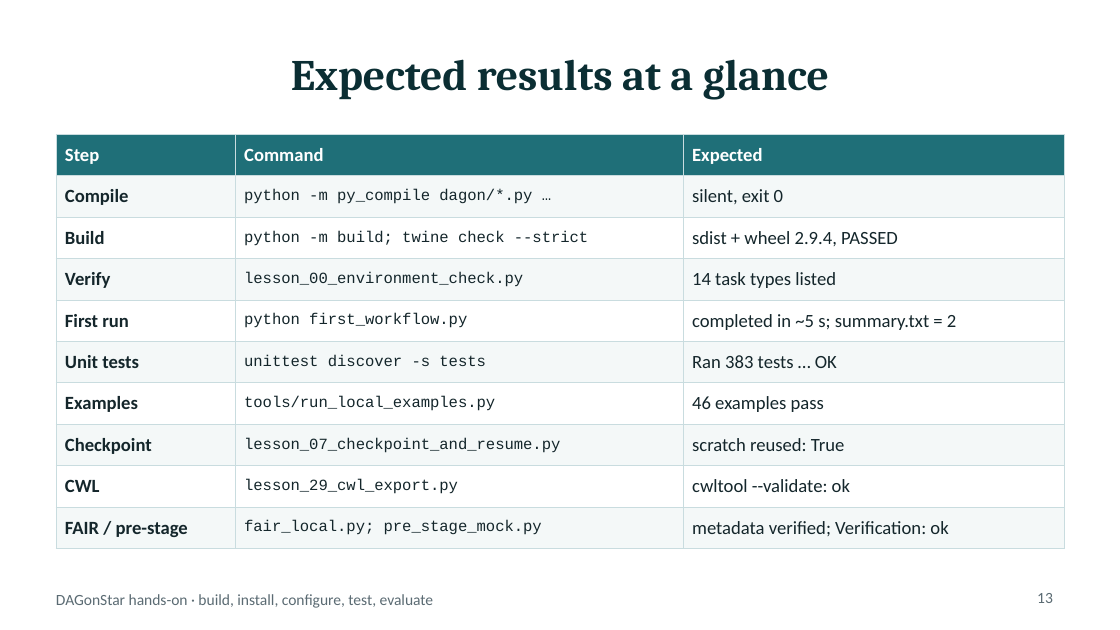
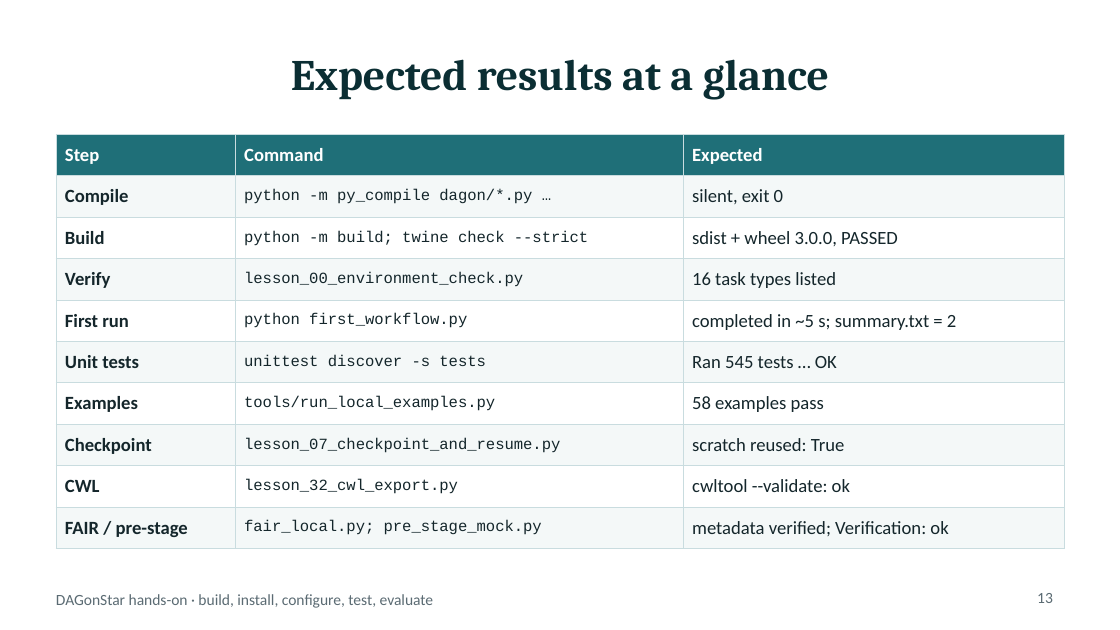
Before and after one commit to DagOnStar/dagonstar, a slide deck: slide 13 of docs/presentations/dagonstar_tutorial.pptx. Drawn at 1120x630 pixels with LibreOffice and Linux fonts; fonts in the diff are those of the drawing. Boxes give left, top, right and bottom in pixels: in the first picture for what was removed or moved away, otherwise in the second. Text is boxed around its words. In the diff, an @@ line names an element or a change of style, - is before the commit and + after.

```diff
--- a/docs/presentations/dagonstar_tutorial.pptx
+++ b/docs/presentations/dagonstar_tutorial.pptx
@@ table at (x1=56, y1=134, x2=1064, y2=541) @@
-row 3, column 3: sdist + wheel 2.9.4, PASSED
+row 3, column 3: sdist + wheel 3.0.0, PASSED
-row 4, column 3: 14 task types listed
+row 4, column 3: 16 task types listed
-row 6, column 3: Ran 383 tests … OK
+row 6, column 3: Ran 545 tests … OK
-row 7, column 3: 46 examples pass
+row 7, column 3: 58 examples pass
-row 9, column 2: lesson_29_cwl_export.py
+row 9, column 2: lesson_32_cwl_export.py
```
Also in this commit, not shown: 7 other slides changed, 6 other files.
